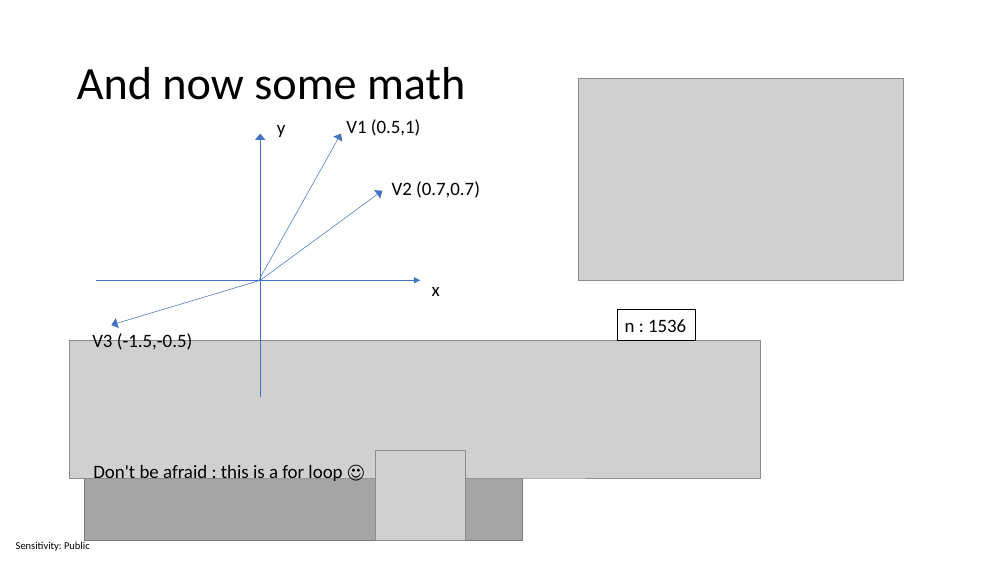
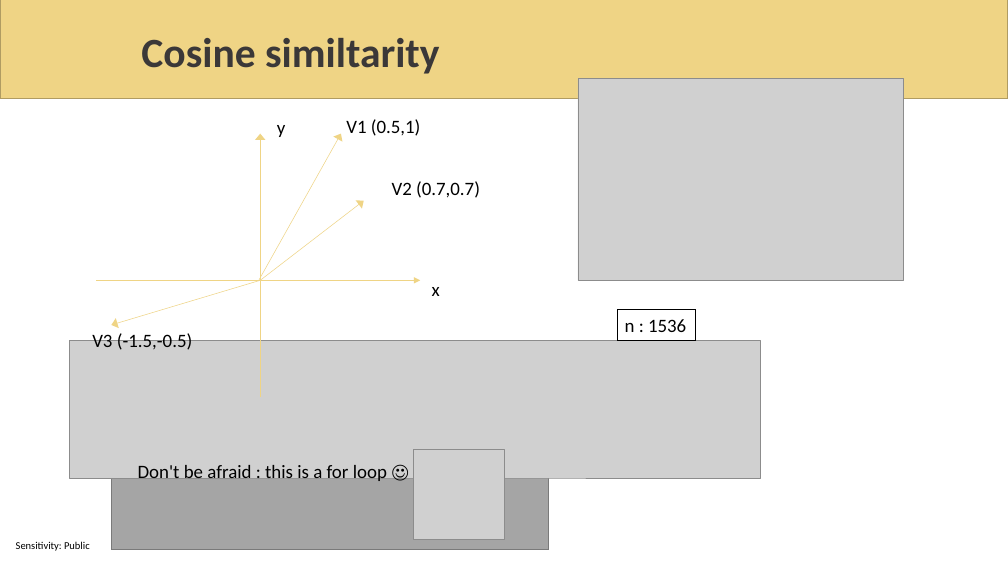
Before and after one commit to sabbadino/AzureDay2023Torino, a slide deck: slide 15 of sessions/room1_15_30/azure-day-ChatBot.pptx (slide 14 before the commit). Drawn at 1008x567 pixels with LibreOffice and Linux fonts; fonts in the diff are those of the drawing; grey boxes stand for pictures; background and template pictures are left out. Boxes give left, top, right and bottom in pixels: in the first picture for what was removed or moved away, otherwise in the second. Text is boxed around its words. In the diff, an @@ line names an element or a change of style, - is before the commit and + after.

```diff
--- a/sessions/room1_15_30/azure-day-ChatBot.pptx
+++ b/sessions/room1_15_30/azure-day-ChatBot.pptx
@@ rectangle added at [0,0,1008,99], fill #EFD485, outline #B19D62 1 pt @@
@@ title added at [141,38,439,74], 39.6 pt, text #3B3838, bold @@
+Cosine similtarity
@@ title removed at [77,67,465,100] @@
-And now some math
@@ arrow (341, 134) - (259, 281): stroke #4472C4 0.5 pt to #EFD485 0.5 pt @@
@@ arrow (260, 134) - (260, 398): stroke #4472C4 0.5 pt to #EFD485 0.5 pt @@
@@ arrow moved from (383, 191) - (260, 281) to (364, 200) - (260, 281) @@
@@ arrow (364, 200) - (260, 281): stroke #4472C4 0.5 pt to #EFD485 0.5 pt @@
@@ arrow (96, 281) - (420, 281): stroke #4472C4 0.5 pt to #EFD485 0.5 pt @@
@@ arrow (111, 325) - (260, 281): stroke #4472C4 0.5 pt to #EFD485 0.5 pt @@
@@ picture: place and size @@
-picture at [375,451,465,541]
+picture at [414,449,504,539]
@@ rectangle: place and size @@
-rectangle at [85,442,523,541]
+rectangle at [111,450,549,549]
@@ text "Don't be afraid : this ...": place and size @@
-text "Don't be afraid : this ..." at [93,465,342,481]
+text "Don't be afraid : this ..." at [138,462,387,481]
```
Also in this commit, not shown: 32 other slides changed, 5 slides added, 1 slide removed, 3 other files.
